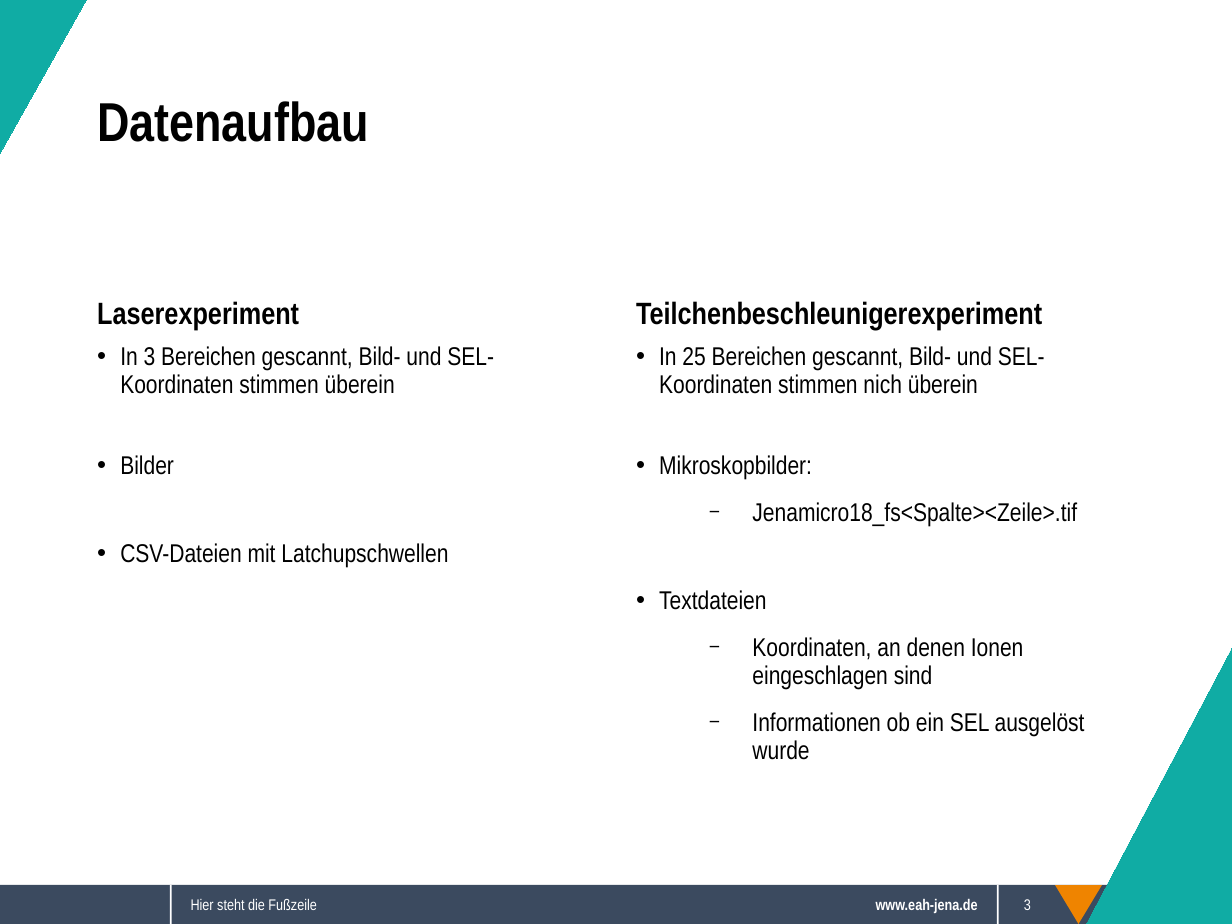
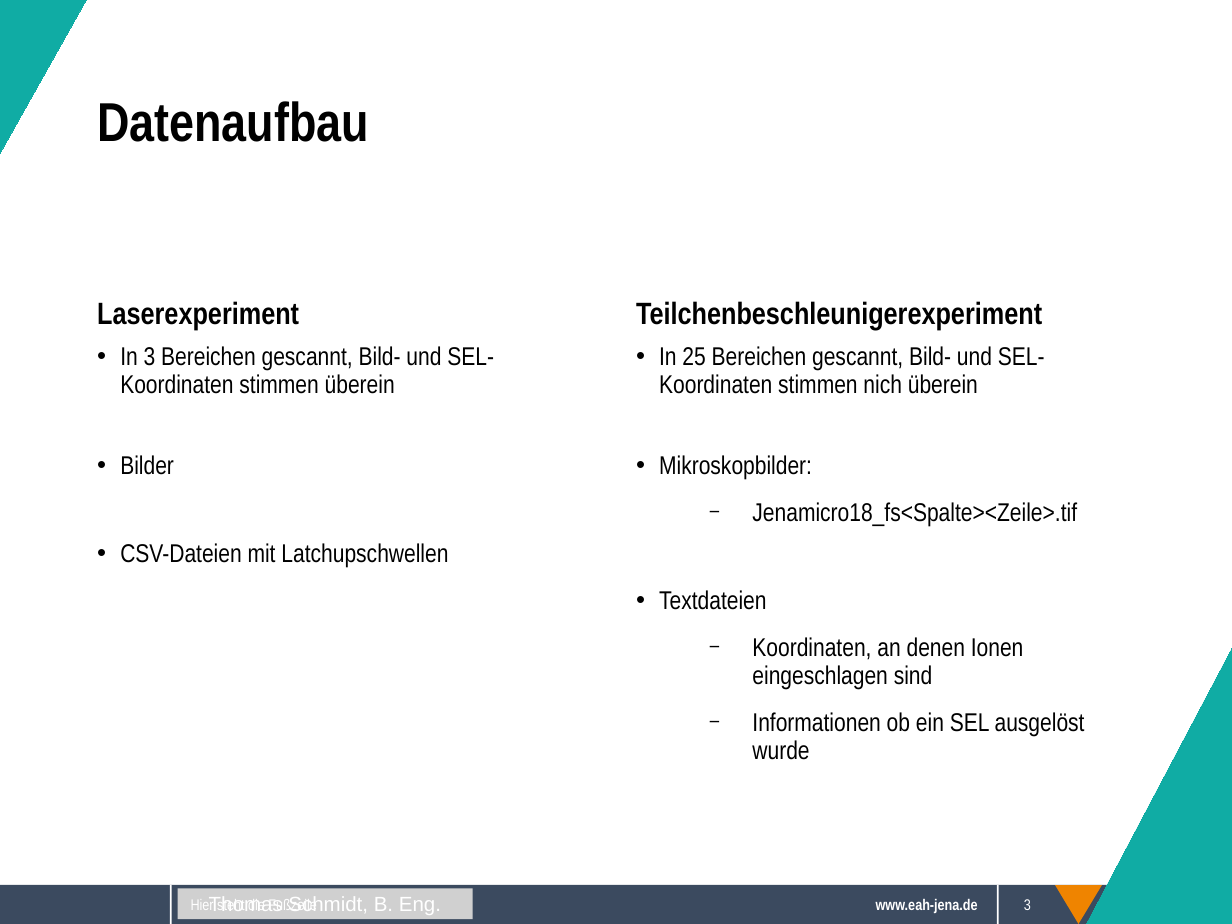
Before and after one commit to Sappy5053/Komplexpraktikum, a slide deck: slide 3 of Präsentation.odp. Drawn at 1232x924 pixels with LibreOffice and Linux fonts; fonts in the diff are those of the drawing; grey boxes stand for pictures; background and template pictures are left out. Boxes give left, top, right and bottom in pixels: in the first picture for what was removed or moved away, otherwise in the second. Text is boxed around its words. In the diff, an @@ line names an element or a change of style, - is before the commit and + after.

```diff
--- a/Präsentation.odp
+++ b/Präsentation.odp
@@ picture added at [177, 888, 473, 919], 12 pt, text #FFFFFF @@
+Thomas Schmidt, B. Eng.
```
Also in this commit, not shown: 4 other slides changed, 4 slides added, 45 other files.
